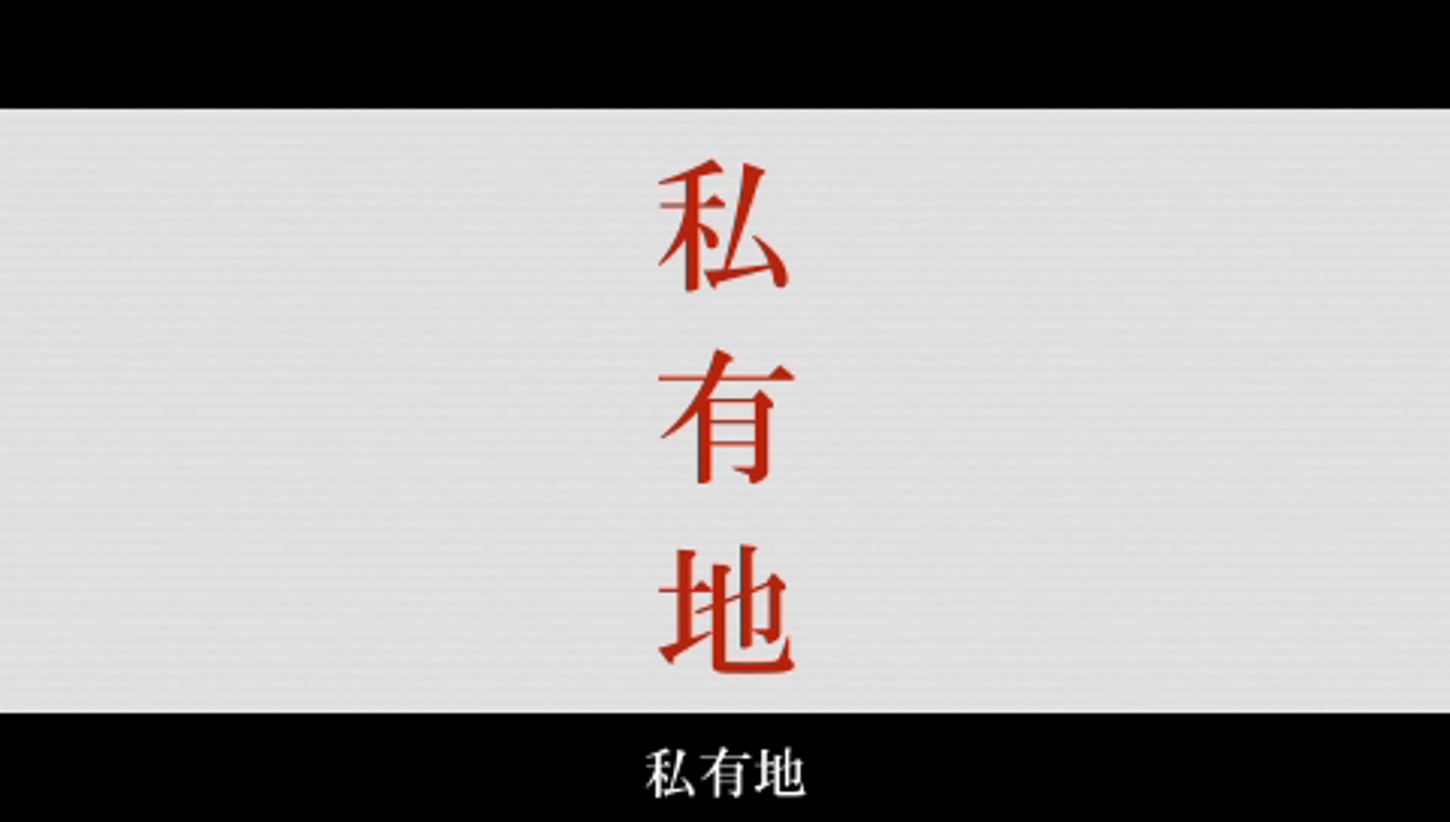
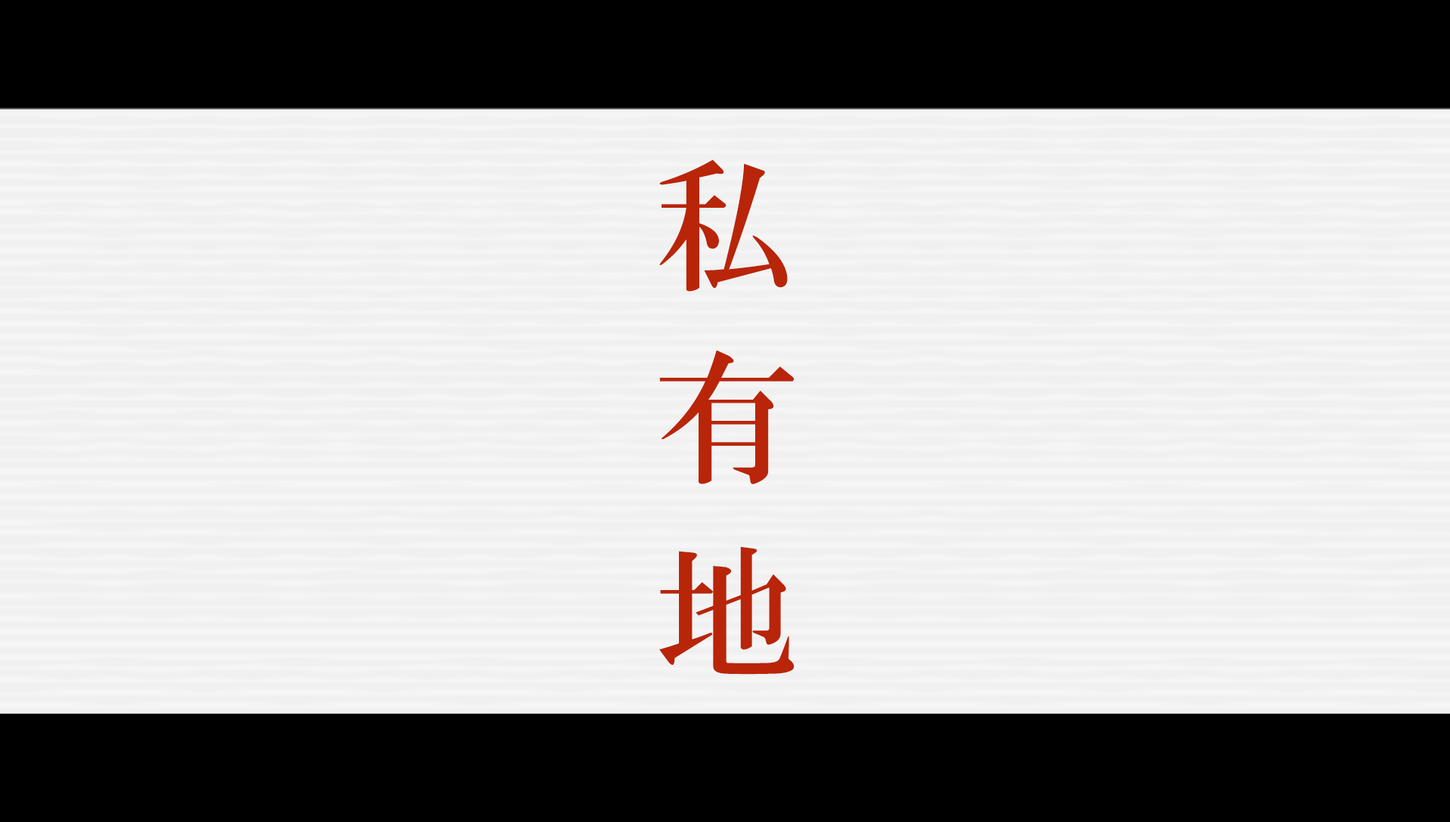
Layered file, before and after one edit (1450x822). Changes by layer:
added layer "私有地" above "Layer 2" over [659, 159, 795, 675]
showed "Layer 2" over [0, 107, 1450, 799]
